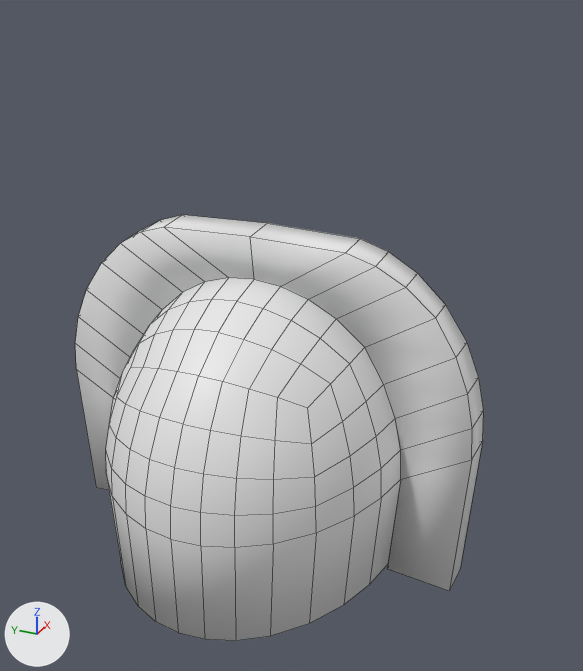
A saved change to the Blender file Assets/Models/tzennchHelmet.blend.
Camera for both pictures: a 50 mm camera at (-0.452, -0.218, 0.397) aimed at (-0.001, -0.015, 0.172). The lights are fixed; the arrows at lower left show +X, +Y and +Z. The older version comes first. Mesh edges are drawn as thin lines.

The scene before the commit, as lines of its bpy script (objects in view):
```python
me_roundcube = bpy.data.meshes.new('Roundcube')
me_roundcube.from_pydata(...)  # 130 vertices, 113 faces; spans x -1.27..1.27, y -1.13..0.0, z -1.04..0.54
me_roundcube.polygons.foreach_set('use_smooth', [True] * 113)
me_roundcube_001 = bpy.data.meshes.new('Roundcube.001')
me_roundcube_001.from_pydata(...)  # 40 vertices, 38 faces; spans x -0.26..0.0, y -1.61..0.0, z -1.07..0.78
me_roundcube_001.polygons.foreach_set('use_smooth', [True] * 38)
ob_horizontal = bpy.data.objects.new('horizontal', me_roundcube_001)
ob_horizontal.location = (0.0, 0.0, 0.1525)
ob_horizontal.scale = (0.108, 0.0928, 0.124)
_m = ob_horizontal.modifiers.new('Mirror', 'MIRROR')
_m.use_axis = (False, True, False)
ob_round = bpy.data.objects.new('round', me_roundcube)
ob_round.location = (0.0, 0.0, 0.1525)
ob_round.scale = (0.108, 0.0928, 0.124)
_m = ob_round.modifiers.new('Mirror', 'MIRROR')
_m.use_axis = (False, True, False)
```
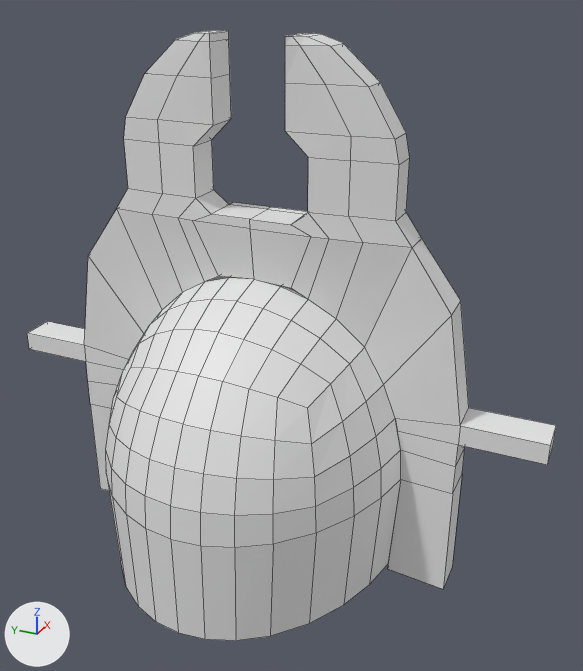
Commit message: added more details to the horizontal ornement

What differs and where, as boxes (x1, y1, x2, y2) in the pictures (583 x 671 px):
```json
{"object": "horizontal", "change": "reshaped", "before": [75, 215, 484, 591], "after": [27, 30, 556, 589], "on screen": "29% wider, 49% taller"}
{"part": 1, "of": "me_roundcube", "change": "shading changed", "before": [106, 278, 401, 641], "after": [106, 278, 401, 641]}
{"part": 2, "of": "me_roundcube_001", "change": "built on", "before": [75, 215, 484, 450], "after": [27, 30, 556, 467]}
{"part": 3, "of": "me_roundcube_001", "change": "shading changed", "before": [75, 227, 484, 591], "after": [84, 208, 469, 589]}
```

Scene script edits in JSON lines:
```json
{"block": "me_roundcube", "where": "me_roundcube.from_pydata(...)  # 130 vertices, 113 faces; spans x -1.27..1.27, y -1.13..0.0, z -1.04..0.54"}
{"block": "me_roundcube", "where": "# used by ob_round; location = (0.0, 0.0, 0.1525); scale = (0.108, 0.0928, 0.124)"}
{"block": "me_roundcube", "change": "me_roundcube part 1: all faces are now shaded flat (113 of 113 changed)"}
{"block": "me_roundcube_001", "where": "# used by ob_horizontal; location = (0.0, 0.0, 0.1525); scale = (0.108, 0.0928, 0.124)"}
{"op": "remove", "block": "me_roundcube_001", "code": "me_roundcube_001.from_pydata(...)  # 40 vertices, 38 faces; spans x -0.26..0.0, y -1.61..0.0, z -1.07..0.78"}
{"op": "add", "block": "me_roundcube_001", "code": "me_roundcube_001.from_pydata(...)  # 117 vertices, 115 faces; spans x -0.26..0.04, y -2.06..0.0, z -1.07..1.7"}
{"block": "me_roundcube_001", "change": "me_roundcube_001 part 2"}
{"block": "me_roundcube_001", "change": "1 vertex is removed from x -0.04, y -0.67, z 0.76"}
{"block": "me_roundcube_001", "change": "11 faces are deleted"}
{"block": "me_roundcube_001", "change": "21 vertices move from x -0.26..0.0, y -1.61..0.0, z -1.07..0.78 to x -0.26..0.04, y -1.49..0.0, z -1.07..0.8"}
{"block": "me_roundcube_001", "change": "67 vertices are added at x -0.26..0.04, y -2.06..0.0, z -0.18..1.7"}
{"block": "me_roundcube_001", "change": "6 new vertices lie (0.18, 0.0, 0.0) away from vertices in x -0.22, y -0.97..-0.38, z 0.92..1.7"}
{"block": "me_roundcube_001", "change": "5 new vertices lie (0.22, 0.0, 0.0) away from vertices in x -0.26, y -2.06..0.0, z -0.16..0.85"}
{"block": "me_roundcube_001", "change": "88 new faces join them"}
{"block": "me_roundcube_001", "change": "me_roundcube_001 part 3: 27 kept faces spanning x -0.26..0.0, y -1.49..0.0, z -1.07..0.8 are now shaded flat"}
```
